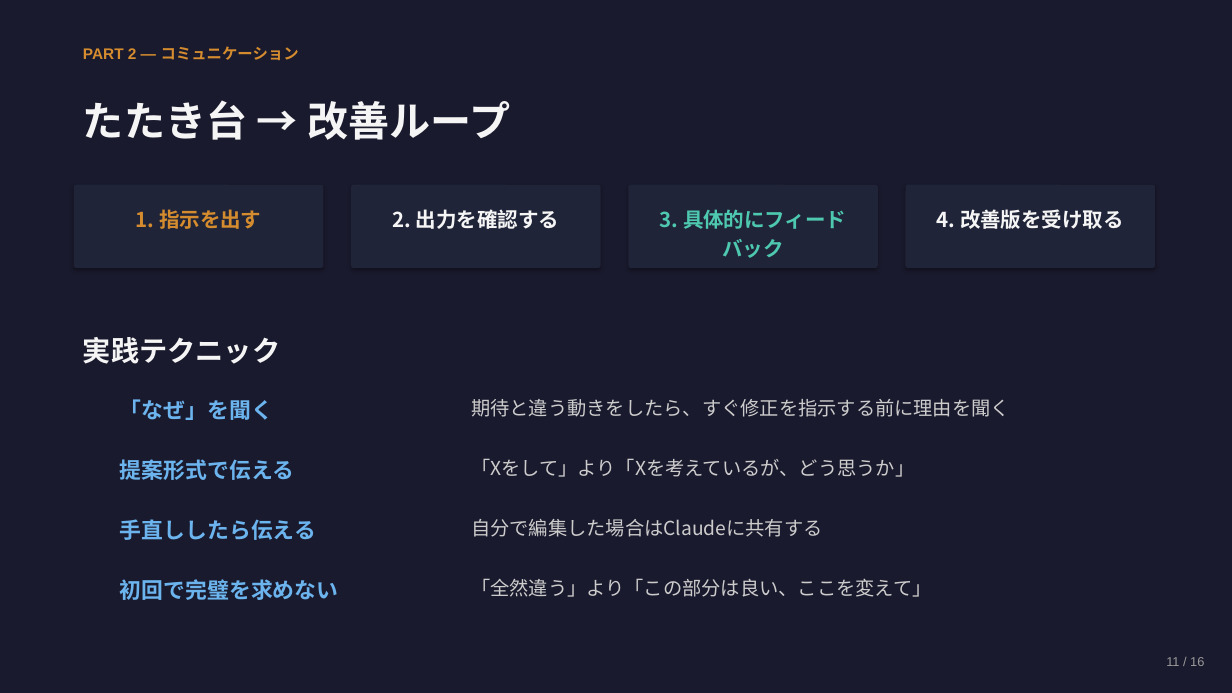
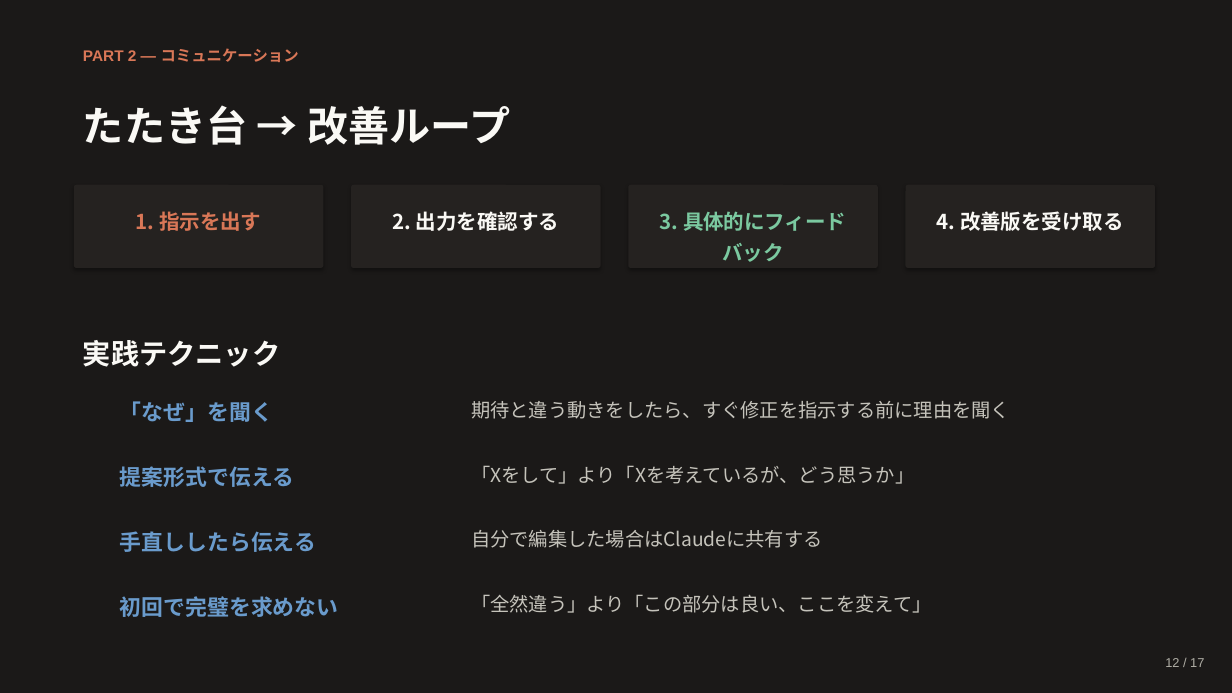
Before and after one commit to Ischca/zenn, a slide deck: slide 12 of slides/session1.pptx (slide 11 before the commit). Drawn at 1232x693 pixels with LibreOffice and Linux fonts; fonts in the diff are those of the drawing. Boxes give left, top, right and bottom in pixels: in the first picture for what was removed or moved away, otherwise in the second. Text is boxed around its words. In the diff, an @@ line names an element or a change of style, - is before the commit and + after.

```diff
--- a/slides/session1.pptx
+++ b/slides/session1.pptx
@@ background #1A1A2E to #1B1918 @@
@@ text "PART 2 — コミュニケーション" at [83, 48, 299, 62]: text colour #D48C2E to #D97757; line spacing 16.8pt to 18pt @@
@@ text "たたき台 → 改善ループ" at [83, 105, 510, 145]: text colour #F5F5F5 to #FAF9F5; line spacing 44.8pt to 48pt @@
@@ fill #202438 to #252220 in 4 elements at [351, 185, 601, 268], [628, 185, 878, 268], [906, 185, 1155, 268], [74, 185, 323, 268] @@
@@ text "1. 指示を出す" at [136, 211, 261, 231]: text colour #D48C2E to #D97757; line spacing 22.4pt to 24pt @@
@@ text "2. 出力を確認する" at [392, 211, 559, 231]: text colour #F5F5F5 to #FAF9F5; line spacing 22.4pt to 24pt @@
@@ text "3. 具体的にフィードバック" at [660, 211, 846, 262]: text colour #4EC9B0 to #7BC9A0; line spacing 22.4pt to 24pt @@
@@ text "4. 改善版を受け取る" at [937, 211, 1124, 231]: text colour #F5F5F5 to #FAF9F5; line spacing 22.4pt to 24pt @@
@@ text "実践テクニック" at [83, 340, 280, 367]: text colour #F5F5F5 to #FAF9F5; line spacing 30.8pt to 33pt @@
@@ text "手直ししたら伝える": place and size @@
-text "手直ししたら伝える" at [120, 519, 316, 540]
+text "手直ししたら伝える" at [120, 531, 316, 552]
@@ text "自分で編集した場合はClaudeに共有する": place and size @@
-text "自分で編集した場合はClaudeに共有する" at [471, 519, 823, 537]
+text "自分で編集した場合はClaudeに共有する" at [471, 530, 823, 548]
@@ text colour #6CB4EE to #6A9BCC; line spacing 23.8pt to 25.5pt in 4 elements at [120, 401, 273, 422], [120, 466, 294, 487], [120, 531, 316, 552], [120, 596, 339, 617] @@
@@ text "初回で完璧を求めない": place and size @@
-text "初回で完璧を求めない" at [120, 579, 339, 600]
+text "初回で完璧を求めない" at [120, 596, 339, 617]
@@ text colour #CCCCCC to #C5C3BB; line spacing 21pt to 22.5pt in 4 elements at [471, 401, 1010, 419], [471, 465, 914, 484], [471, 530, 823, 548], [471, 594, 932, 613] @@
@@ text "「全然違う」より「この部分は良い、ここを変えて」": place and size @@
-text "「全然違う」より「この部分は良い、ここを変えて」" at [471, 578, 932, 597]
+text "「全然違う」より「この部分は良い、ここを変えて」" at [471, 594, 932, 613]
@@ text at [1165, 658, 1204, 667]: text changed; text colour #999999 to #B0AEA5 @@
-11 / 16
+12 / 17
```
Also in this commit, not shown: 15 other slides changed, 1 slide added, 1 other file.
